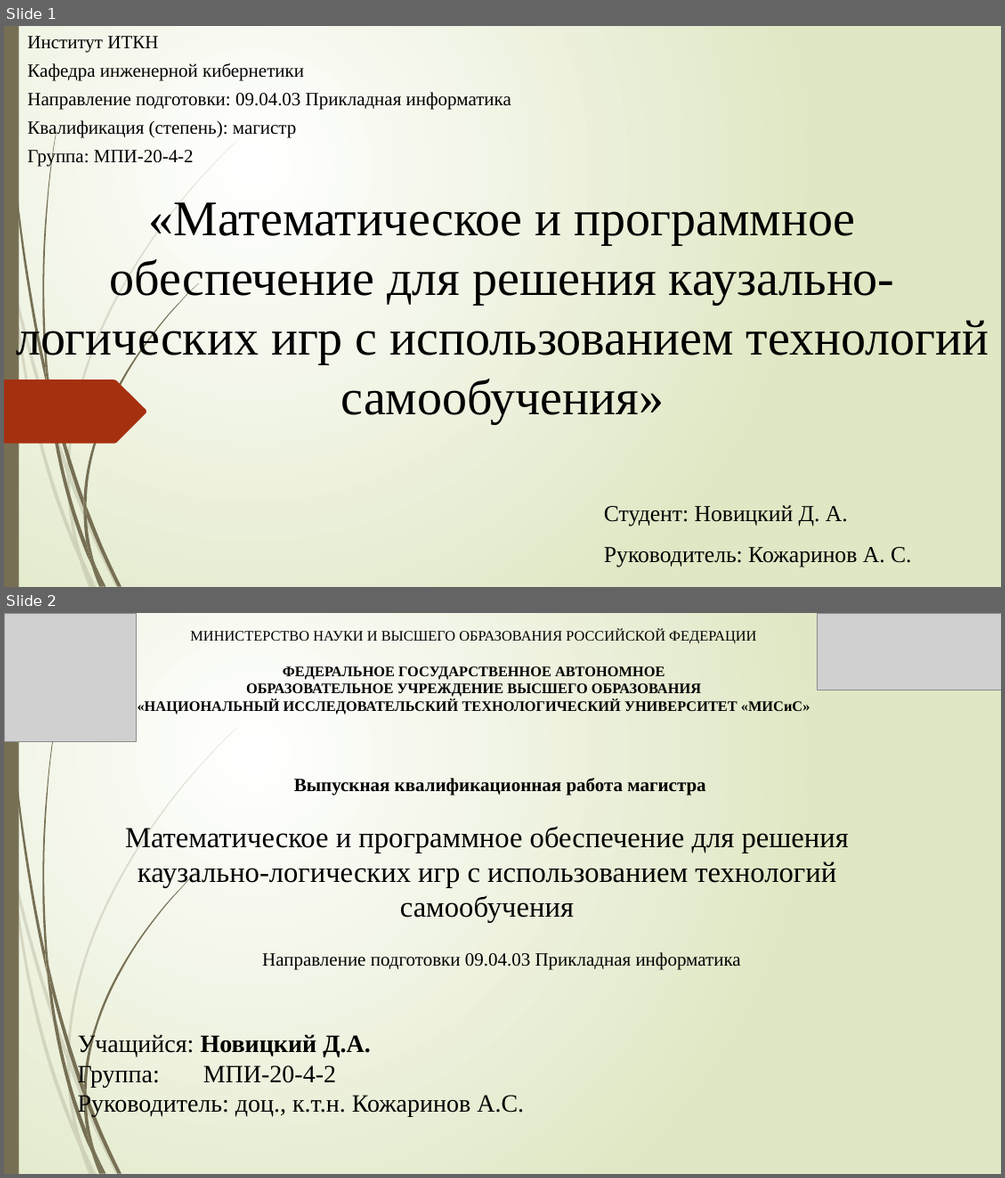
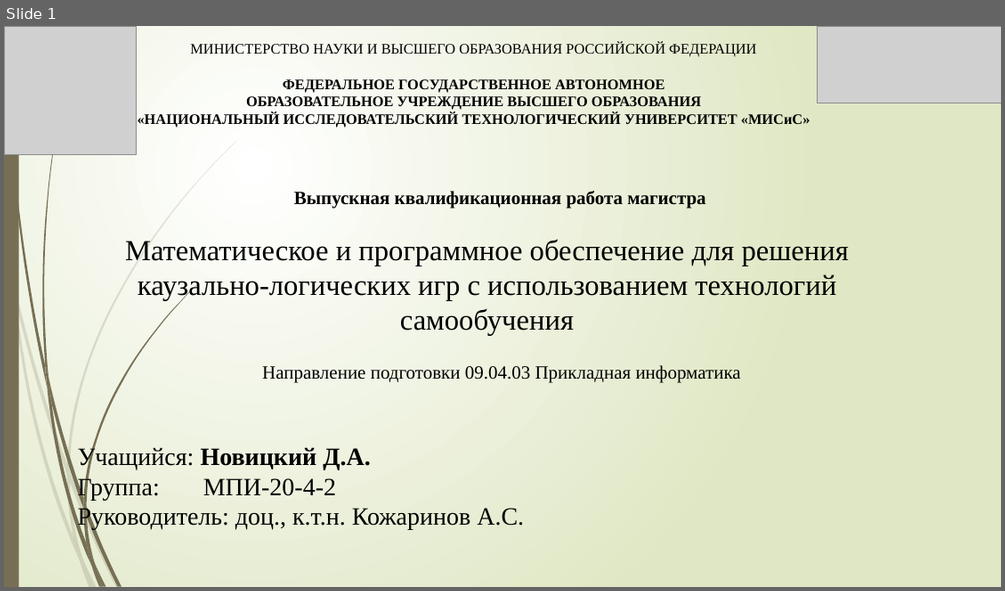
Before and after one commit to xex238/Diploma_2022, a slide deck: docs/Отчёты/ВКР/Новицкий_МПИ-20-4-2_ВКР_Презентация (v. 2.0).pptx. Shown one above the other, each under a label of ours: slides 1 and 2 before the commit, slide 1 after it. The pictures are 1005x1178 and 1005x591 pixels, drawn with LibreOffice and Linux fonts; fonts in the diff are those of the drawing; grey boxes stand for pictures. Boxes give left, top, right and bottom in pixels: in the first picture for what was removed or moved away, otherwise in the second. Text is boxed around its words. In the diff, an @@ line names an element or a change of style, - is before the commit and + after.

```diff
--- a/docs/Отчёты/ВКР/Новицкий_МПИ-20-4-2_ВКР_Презентация (v. 2.0).pptx
+++ b/docs/Отчёты/ВКР/Новицкий_МПИ-20-4-2_ВКР_Презентация (v. 2.0).pptx
@@ slide 1 removed at <box>4,26,1001,587</box>, background gradient #FFFFFF to #DFE8C4; not listed: 23 template elements that a slide beside it also shows @@
@@ text removed at <box>27,36,511,167</box> @@
-Институт ИТКН
-Кафедра инженерной кибернетики
-Направление подготовки: 09.04.03 Прикладная информатика
-Квалификация (степень): магистр
-Группа: МПИ-20-4-2
@@ text removed at <box>16,202,989,424</box> @@
-«Математическое и программное обеспечение для решения каузально-логических игр с использованием технологий самообучения»
@@ freeform shape removed at <box>4,379,146,443</box> @@
@@ text removed at <box>604,505,912,567</box> @@
-Студент: Новицкий Д. А.
-Руководитель: Кожаринов А. С.
@@ what was slide 2 is now slide 1 @@
```
Also in this commit, not shown: 9 slides changed, 1 slide added, 14 other files.
